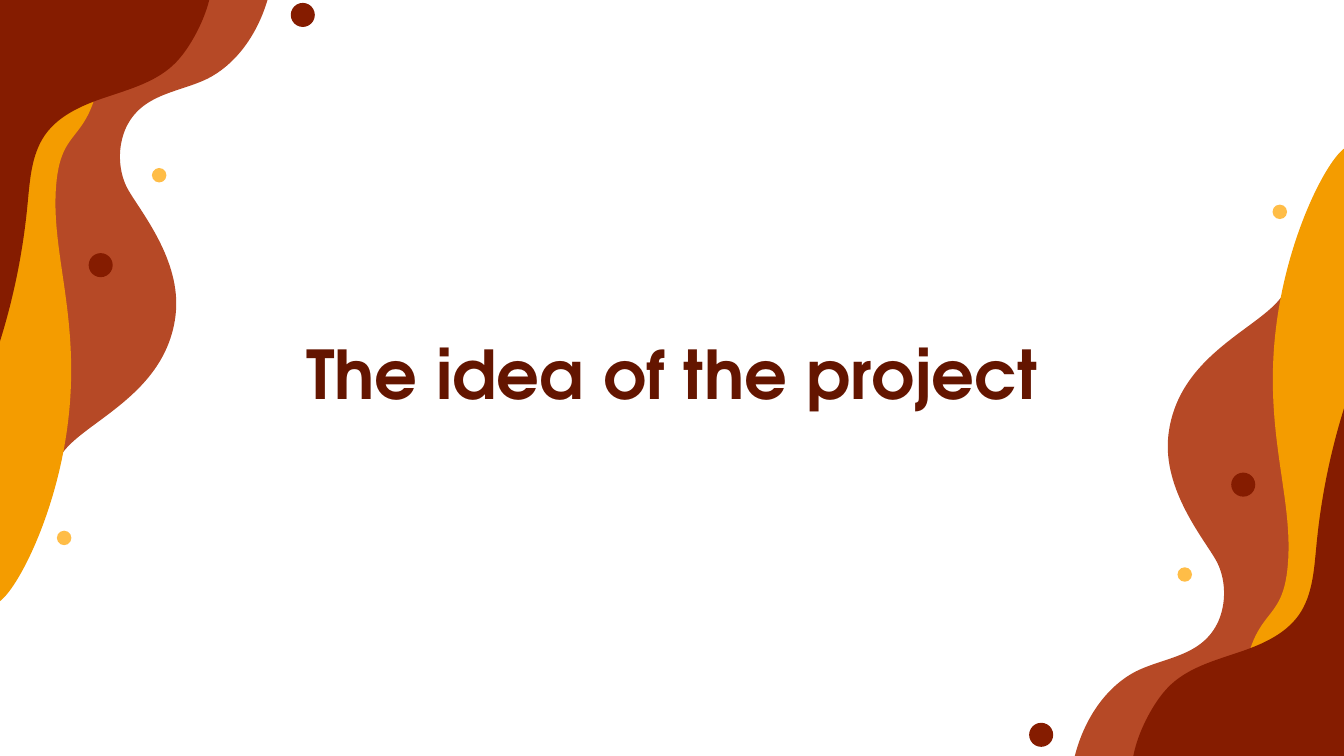
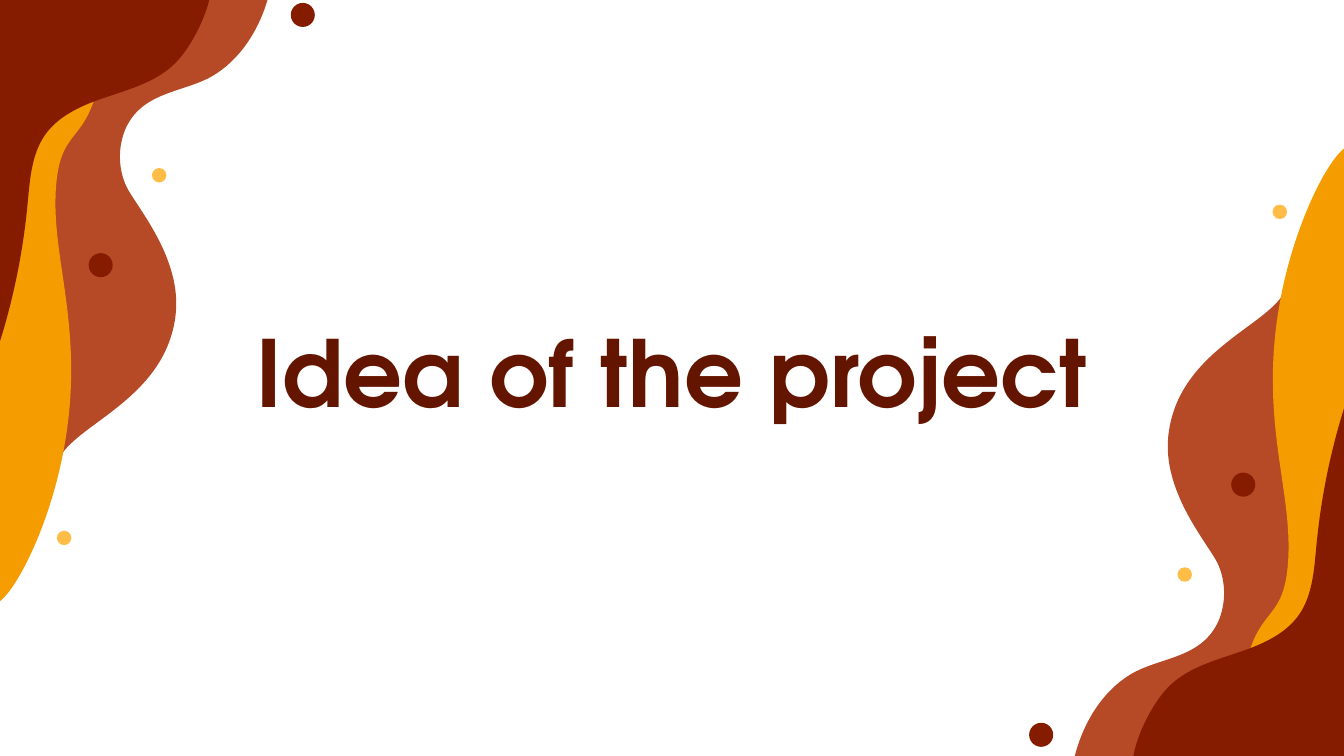
Before and after one commit to codingburgas/2223-otj-10-project-python-web-scraper-GSTabanov20, a slide deck: slide 2 of Documentation/Presentation.pptx. Drawn at 1344x756 pixels with LibreOffice and Linux fonts; fonts in the diff are those of the drawing. Boxes give left, top, right and bottom in pixels: in the first picture for what was removed or moved away, otherwise in the second. Text is boxed around its words. In the diff, an @@ line names an element or a change of style, - is before the commit and + after.

```diff
--- a/Documentation/Presentation.pptx
+++ b/Documentation/Presentation.pptx
@@ title at bbox=[257, 336, 1087, 424]: text changed; size 48 to 66 pt @@
-The idea of the project
+Idea of the project
```
Also in this commit, not shown: 2 other slides changed, 1 other file.
